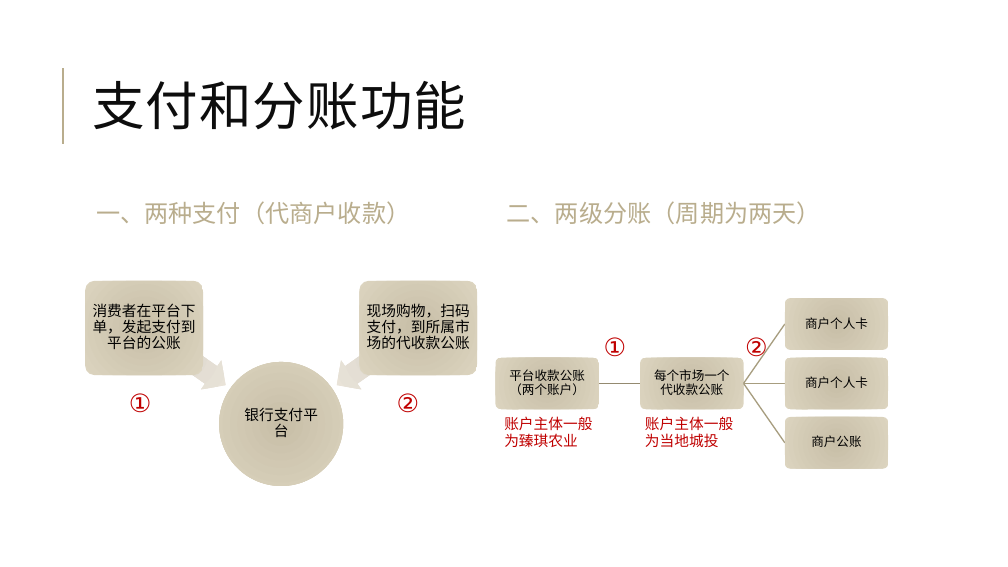
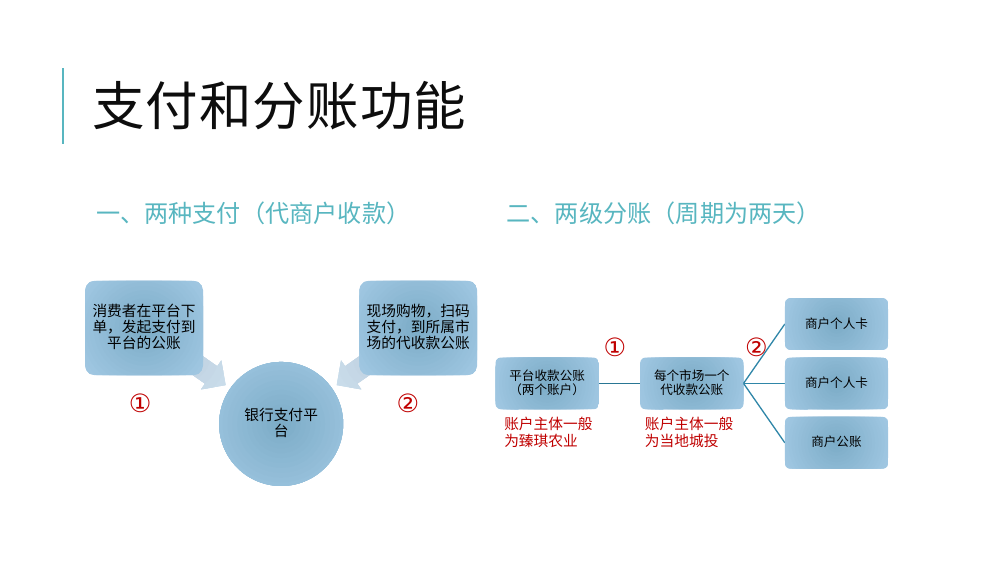
Before and after one commit to jzgi/chainsmart, a slide deck: slide 29 of Docs/品链供销.pptx. Drawn at 1008x567 pixels with LibreOffice and Linux fonts; fonts in the diff are those of the drawing. Boxes give left, top, right and bottom in pixels: in the first picture for what was removed or moved away, otherwise in the second. Text is boxed around its words. In the diff, an @@ line names an element or a change of style, - is before the commit and + after.

```diff
--- a/Docs/品链供销.pptx
+++ b/Docs/品链供销.pptx
@@ line (63, 144) - (63, 68): stroke #B9AD8D 1.5 pt to #58B6C0 1.5 pt @@
@@ text "一、两种支付（代商户收款）" at <box>96,201,410,224</box>: text colour #B9AD8D to #58B6C0 @@
@@ text "二、两级分账（周期为两天）" at <box>507,201,821,224</box>: text colour #B9AD8D to #58B6C0 @@
@@ left arrow at <box>134,313,236,400</box>: fill gradient #E0DBD1 to #EBE6DB to gradient #BFD3E0 to #CDE0EE @@
@@ left arrow at <box>327,313,429,400</box>: fill gradient #E0DBD1 to #EBE6DB to gradient #BFD3E0 to #CDE0EE @@
@@ freeform shape at <box>599,382,640,385</box>: outline #948B71 1.25 pt to #2A7795 1.25 pt @@
@@ outline #A89D80 1.25 pt to #2F86A9 1.25 pt in 3 elements at <box>743,323,786,385</box>, <box>744,382,786,385</box>, <box>743,383,786,444</box> @@
@@ fill gradient #C7BEA8 to #DDD4BF to gradient #7CADC8 to #A1C9E3 in 8 elements at <box>219,362,343,486</box>, <box>85,281,203,376</box>, <box>359,281,477,376</box>, <box>495,358,599,409</box>, <box>640,358,744,409</box>, <box>785,298,889,349</box>, <box>785,358,889,409</box>, <box>785,417,889,469</box> @@
```
Also in this commit, not shown: 34 other slides changed, 9 other files.
